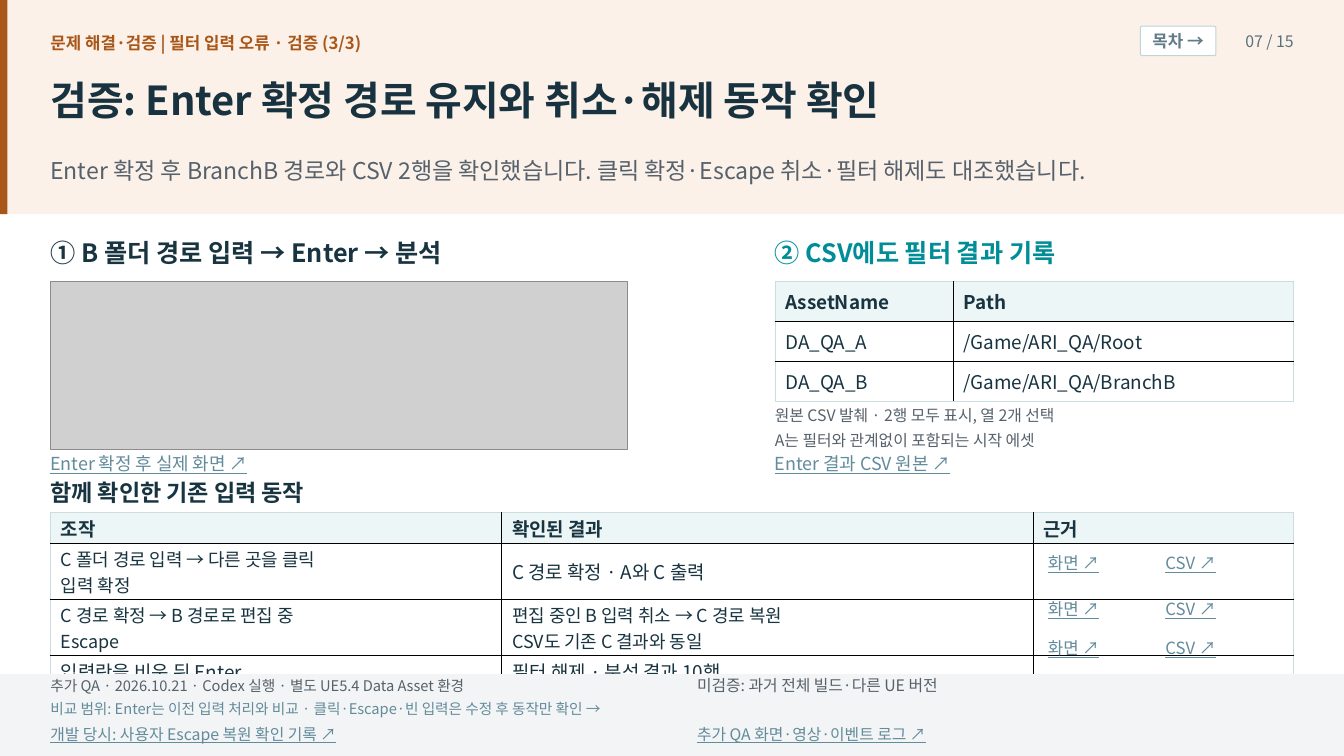
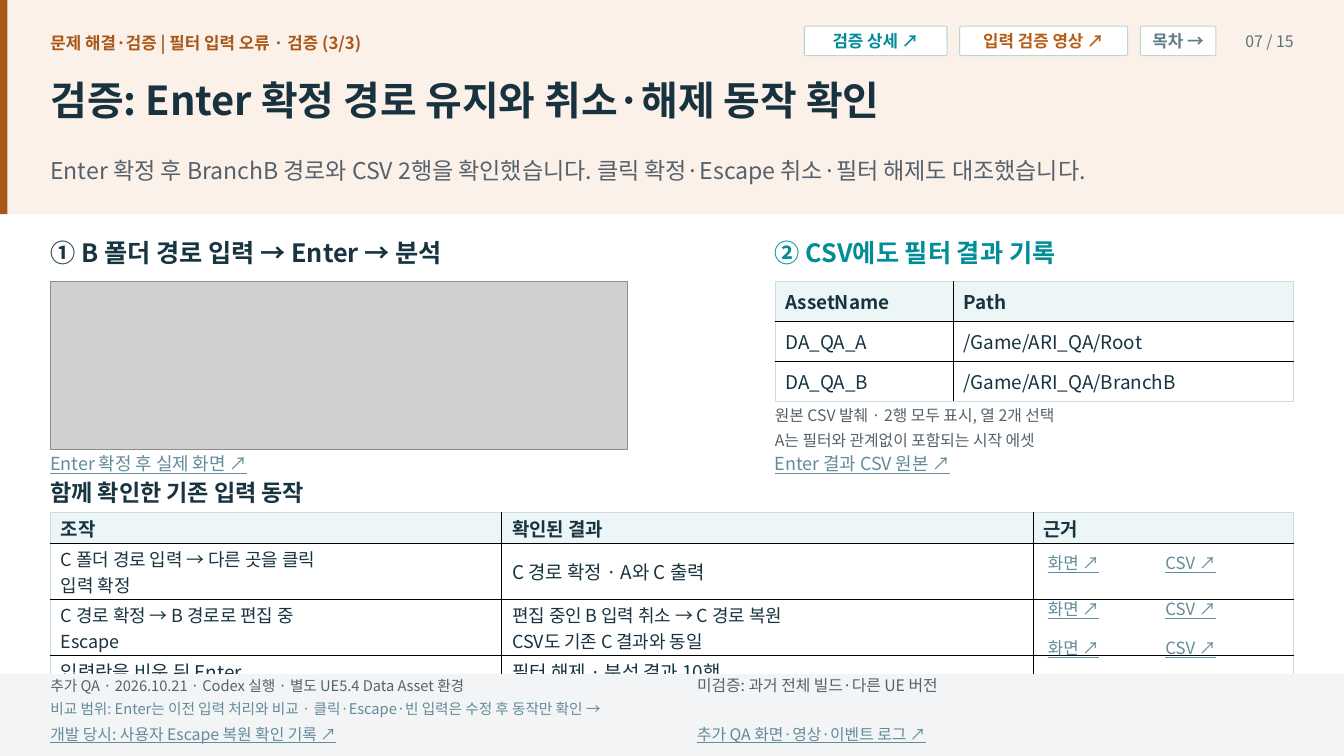
Before and after one commit to Razria93/razria93.github.io, a slide deck: slide 7 of files/pptx/plugin-review.pptx. Drawn at 1344x756 pixels with LibreOffice and Linux fonts; fonts in the diff are those of the drawing; grey boxes stand for pictures. Boxes give left, top, right and bottom in pixels: in the first picture for what was removed or moved away, otherwise in the second. Text is boxed around its words. In the diff, an @@ line names an element or a change of style, - is before the commit and + after.

```diff
--- a/files/pptx/plugin-review.pptx
+++ b/files/pptx/plugin-review.pptx
@@ rounded rectangle added at (x1=805, y1=26, x2=948, y2=55), fill #FFFFFF, outline #BCD5D7 0.75 pt, 12 pt, text #008B98, bold @@
+검증 상세 ↗
@@ rounded rectangle added at (x1=960, y1=26, x2=1128, y2=55), fill #FFFFFF, outline #BCD5D7 0.75 pt, 12 pt, text #B65E18, bold @@
+입력 검증 영상 ↗
```
Also in this commit, not shown: 4 other slides changed, 10 other files.
